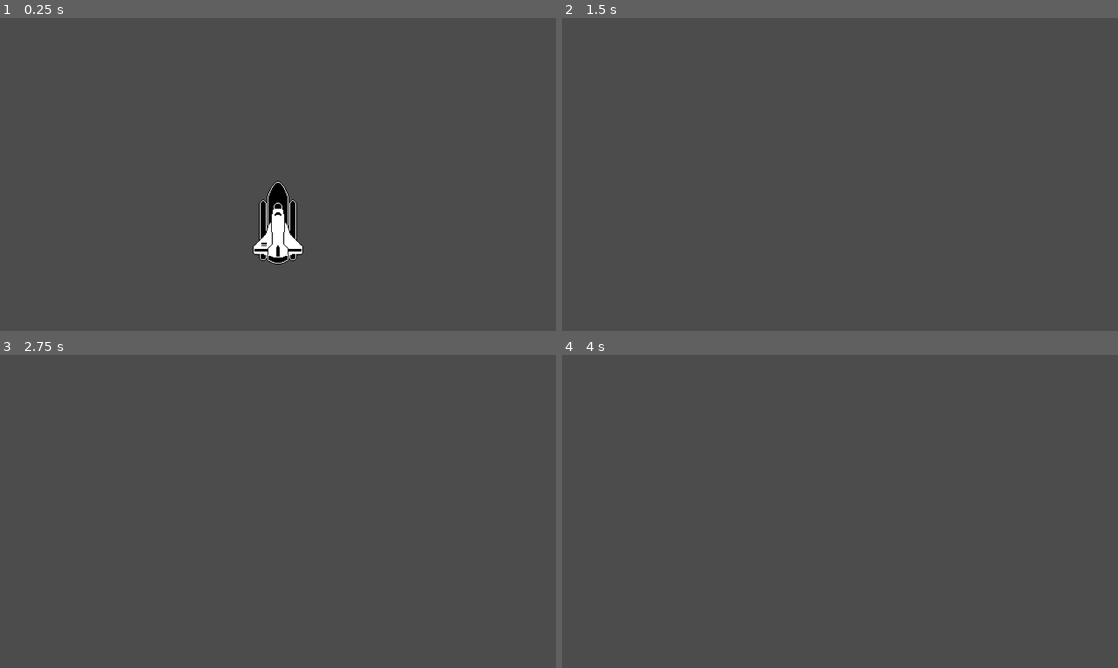
Above: before the commit, frames 1-4 (two rows, left to right).
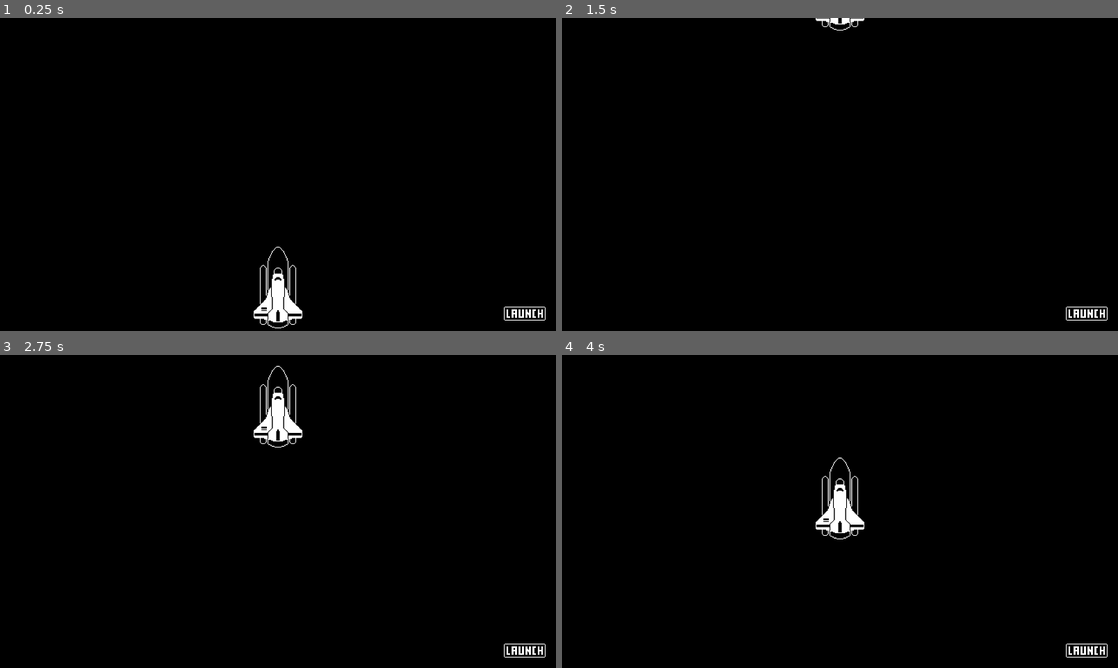
Above: after the commit, the same moments.

Repository: RMdS-GitHub/RocketLaunch
Game: Godot game, scene res://World.tscn
The game is run twice, just before and just after one commit, with the same random seed, the same clock (stepped at 60 frames per second) and the same inputs.
Inputs (mouse positions are in pixels of both pictures, inside the frame that each line leads up to):
- Up to frame 1 (0.25 s): no input
- Up to frame 2 (1.5 s): click (1084, 312) at 0.52 s; click (1084, 312) at 1.27 s
- Up to frame 3 (2.75 s): click (522, 649) at 2.02 s
- Up to frame 4 (4 s): tap Enter at 3.5 s

The runs differ from the first frame. In frame 1, 99% of the frame differs, in the area x 0-100%, y 0-100%; in frame 2, 100%; in frame 3, 100%; in frame 4, 100%.

Commit message:
Lesson 6. Creation of the LaunchButton and its signal. Removal of the ready function since the animation plays when we press the LaunchButton.

Diff:
--- a/RocketLaunch/World.gd
+++ b/RocketLaunch/World.gd
@@ -13,6 +13,6 @@
 # onready var animationPlayer = get_node("AnimationPlayer")
 
 
-# Ready function, play the animation "Launch".
-func _ready() -> void:
+# Signal from LaunchButton when pressing it.
+func _on_LaunchButton_pressed() -> void:
 	animationPlayer.play("Launch")
--- a/RocketLaunch/World.tscn
+++ b/RocketLaunch/World.tscn
@@ -1,7 +1,8 @@
-[gd_scene load_steps=4 format=2]
+[gd_scene load_steps=5 format=2]
 
 [ext_resource path="res://Rocket Launch Resources/RocketShip.png" type="Texture" id=1]
 [ext_resource path="res://World.gd" type="Script" id=2]
+[ext_resource path="res://Rocket Launch Resources/LaunchButton.png" type="Texture" id=3]
 
 [sub_resource type="Animation" id=1]
 resource_name = "Launch"
@@ -21,6 +22,14 @@
 [node name="World" type="Node"]
 script = ExtResource( 2 )
 
+[node name="ColorRect" type="ColorRect" parent="."]
+anchor_right = 1.0
+anchor_bottom = 1.0
+color = Color( 0, 0, 0, 1 )
+__meta__ = {
+"_edit_use_anchors_": false
+}
+
 [node name="RocketShip" type="Sprite" parent="."]
 position = Vector2( 640, 620 )
 scale = Vector2( 2, 2 )
@@ -28,3 +37,19 @@
 
 [node name="AnimationPlayer" type="AnimationPlayer" parent="."]
 anims/Launch = SubResource( 1 )
+
+[node name="LaunchButton" type="TextureButton" parent="."]
+anchor_left = 1.0
+anchor_top = 1.0
+anchor_right = 1.0
+anchor_bottom = 1.0
+margin_left = -120.0
+margin_top = -56.0
+margin_right = -72.0
+margin_bottom = -40.0
+rect_scale = Vector2( 2, 2 )
+texture_normal = ExtResource( 3 )
+__meta__ = {
+"_edit_use_anchors_": false
+}
+[connection signal="pressed" from="LaunchButton" to="." method="_on_LaunchButton_pressed"]
